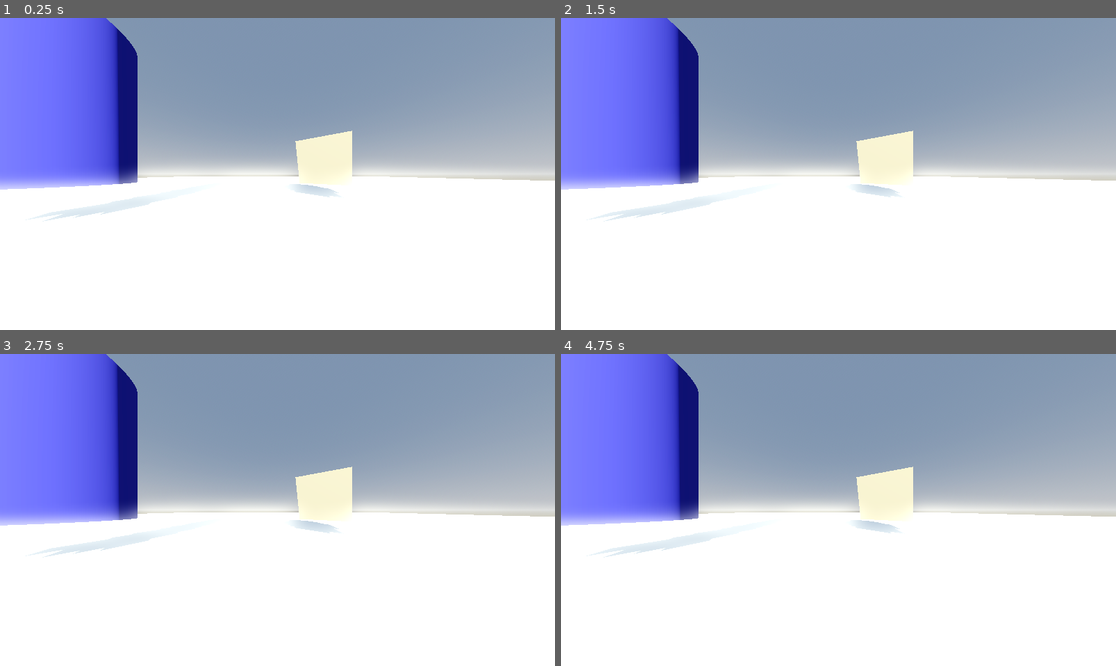
Above: before the commit, frames 1-4 (two rows, left to right).
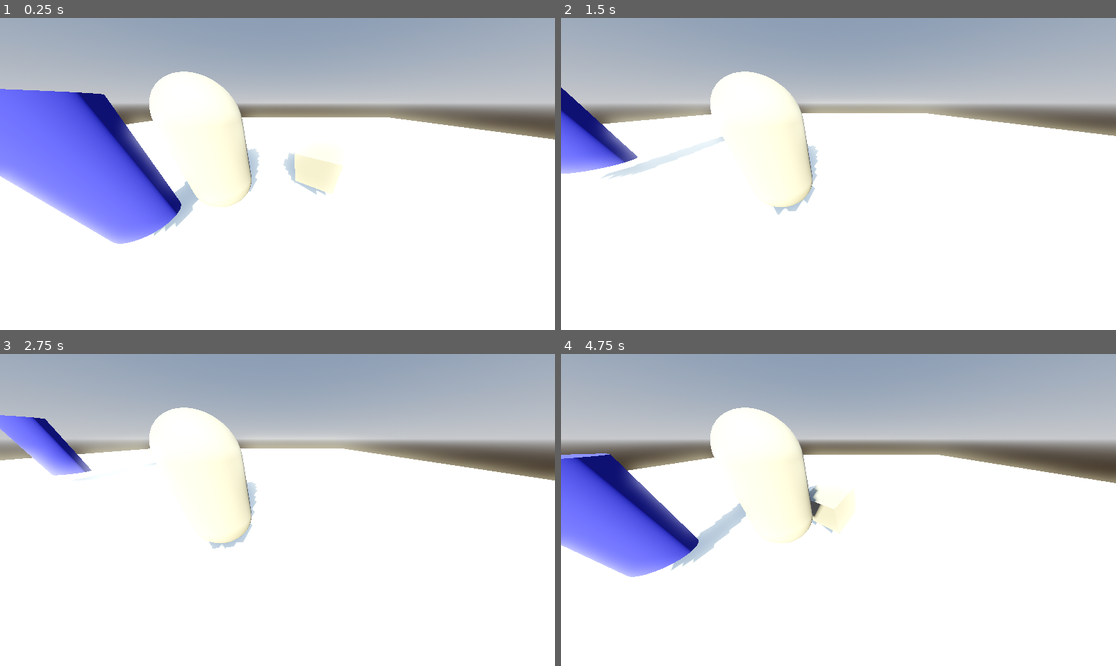
Above: after the commit, the same moments.

Repository: sshafiq1/Labs
Game: Godot game, scene res://main.tscn
Two runs of this game, one before a commit and one after it. Both use one fixed random seed, a clock stepped at 60 frames per second and the inputs below.
Inputs:
- Up to frame 1 (0.25 s): no input
- Up to frame 2 (1.5 s): tap Enter (ui_accept) at 0.5, 0.6, 0.77, 1.07, 1.35 s; hold Right (ui_right) 0.53-1.28 s; hold Down (ui_down) from 1.28 s (still down)
- Up to frame 3 (2.75 s): tap Enter (ui_accept) at 1.52, 1.82, 2.1 s; release Down (ui_down) at 2.03 s; hold Right (ui_right) from 2.03 s (still down)
- Up to frame 4 (4.75 s): release Right (ui_right) at 2.78 s; hold Up (ui_up) 2.78-3.53 s; tap Enter (ui_accept) at 2.85, 3.02, 3.32, 3.6, 3.77, 4.07, 4.35, 4.52 s; hold Left (ui_left) from 3.53 s (still down)

The runs differ from the first frame. In frame 1, 45% of the frame differs, in the area x 0-100%, y 0-73%; in frame 2, 46%; in frame 3, 46%; in frame 4, 50%, in the area x 0-100%, y 0-72%.

Commit message:
Added movable CharacterBody3D

Diff:
--- /dev/null
+++ b/lab-4/character_body_3d.gd
@@ -0,0 +1,28 @@
+extends CharacterBody3D
+
+
+const SPEED = 5.0
+const JUMP_VELOCITY = 4.5
+
+
+func _physics_process(delta: float) -> void:
+	# Add the gravity.
+	if not is_on_floor():
+		velocity += get_gravity() * delta
+
+	# Handle jump.
+	if Input.is_action_just_pressed("ui_accept") and is_on_floor():
+		velocity.y = JUMP_VELOCITY
+
+	# Get the input direction and handle the movement/deceleration.
+	# As good practice, you should replace UI actions with custom gameplay actions.
+	var input_dir := Input.get_vector("ui_left", "ui_right", "ui_up", "ui_down")
+	var direction := (transform.basis * Vector3(input_dir.x, 0, input_dir.y)).normalized()
+	if direction:
+		velocity.x = direction.x * SPEED
+		velocity.z = direction.z * SPEED
+	else:
+		velocity.x = move_toward(velocity.x, 0, SPEED)
+		velocity.z = move_toward(velocity.z, 0, SPEED)
+
+	move_and_slide()
--- a/lab-4/main.tscn
+++ b/lab-4/main.tscn
@@ -1,4 +1,6 @@
-[gd_scene load_steps=7 format=3 uid="uid://dx7u7eev8l32i"]
+[gd_scene load_steps=10 format=3 uid="uid://dx7u7eev8l32i"]
+
+[ext_resource type="Script" path="res://character_body_3d.gd" id="1_1lkyk"]
 
 [sub_resource type="ProceduralSkyMaterial" id="ProceduralSkyMaterial_b2gjp"]
 sky_horizon_color = Color(0.64625, 0.65575, 0.67075, 1)
@@ -20,6 +22,10 @@
 [sub_resource type="StandardMaterial3D" id="StandardMaterial3D_a346c"]
 albedo_color = Color(0.156863, 0.172549, 0.745098, 1)
 
+[sub_resource type="CapsuleMesh" id="CapsuleMesh_nel4y"]
+
+[sub_resource type="CapsuleShape3D" id="CapsuleShape3D_4v4h2"]
+
 [node name="Node3D" type="Node3D"]
 transform = Transform3D(1, 0, 0, 0, 1, 0, 0, 0, 1, 1.70788, 0.537902, -0.0752099)
 
@@ -32,21 +38,35 @@
 [node name="WorldEnvironment" type="WorldEnvironment" parent="."]
 environment = SubResource("Environment_3bbnn")
 
-[node name="Camera3D" type="Camera3D" parent="."]
-transform = Transform3D(1, 0, 0, 0, 1, 0, 0, 0, 1, -0.770101, 0, 3.23374)
-fov = 110.386
-
 [node name="CSGBox3D" type="CSGBox3D" parent="."]
 transform = Transform3D(0.546575, -0.137118, 0.826108, 0.243327, 0.969944, 0, -0.801279, 0.201015, 0.563512, 0.42236, 0.38347, 0.559298)
+use_collision = true
 size = Vector3(1, 1, 1.06787)
 
 [node name="CSGBox3D2" type="CSGBox3D" parent="."]
 transform = Transform3D(1, 0, 0, 0, 1, 0, 0, 0, 1, -0.00537634, -1.01414, -0.00476408)
 material_override = SubResource("StandardMaterial3D_iyr4r")
+use_collision = true
 size = Vector3(40, 1, 40)
 material = SubResource("StandardMaterial3D_tcsjq")
 
 [node name="CSGCylinder3D" type="CSGCylinder3D" parent="."]
 transform = Transform3D(1, 0, 0, 0, 1, 0, 0, 0, 1, -3.32884, 0.86978, 1.88336)
+use_collision = true
 sides = 60
 material = SubResource("StandardMaterial3D_a346c")
+
+[node name="CharacterBody3D" type="CharacterBody3D" parent="."]
+transform = Transform3D(1, 0, 0, 0, 1, 0, 0, 0, 1, -1.77337, 1.3525, 1.57989)
+script = ExtResource("1_1lkyk")
+
+[node name="Camera3D" type="Camera3D" parent="CharacterBody3D"]
+transform = Transform3D(1, 0, 0, 0, 0.835932, 0.548833, 0, -0.548833, 0.835932, 1.00327, 0.713929, 1.65385)
+fov = 110.386
+
+[node name="MeshInstance3D" type="MeshInstance3D" parent="CharacterBody3D"]
+mesh = SubResource("CapsuleMesh_nel4y")
+skeleton = NodePath("../..")
+
+[node name="CollisionShape3D" type="CollisionShape3D" parent="CharacterBody3D"]
+shape = SubResource("CapsuleShape3D_4v4h2")
